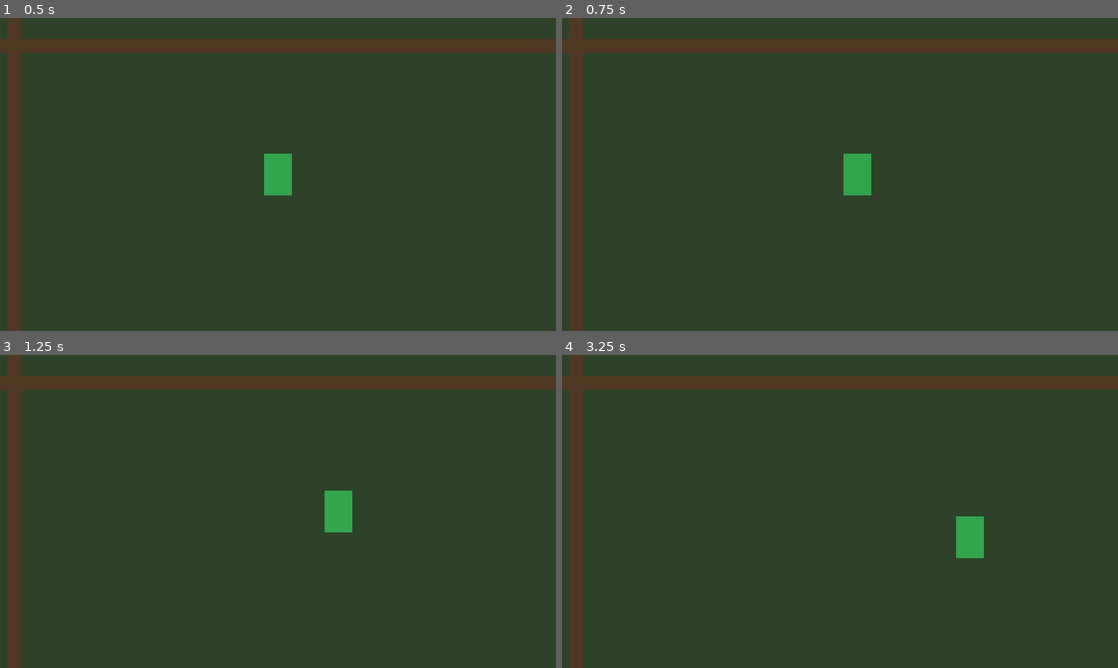
Above: before the commit, frames 1-4 (two rows, left to right).
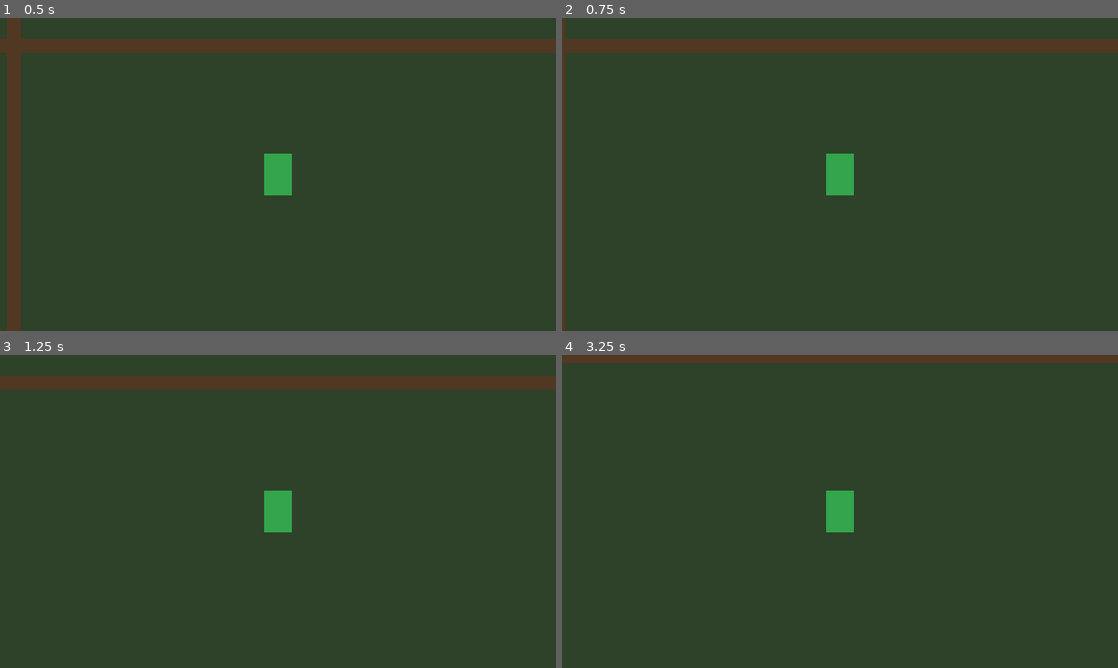
Above: after the commit, the same moments.

Repository: stasar14-rgb/Harvest-Dream
Game: Godot game, scene res://scenes/main.tscn
Two runs of this game, one before a commit and one after it. Both use one fixed random seed, a clock stepped at 60 frames per second and the inputs below.
Inputs:
- Up to frame 1 (0.5 s): no input
- Up to frame 2 (0.75 s): tap Enter at 0.5 s; hold D (move_right) from 0.53 s (still down)
- Up to frame 3 (1.25 s): keep holding D (move_right)
- Up to frame 4 (3.25 s): release D (move_right) at 1.28 s; hold S (move_down) 1.28-2.03 s; hold D (move_right) 2.03-2.78 s; hold W (move_up) from 2.78 s (still down)

Frame 1 is identical in both runs. In frame 2, 3.8% of the frame differs, in the area x 0-56%, y 0-100%; in frame 3, 3.7%; in frame 4, 11%, in the area x 0-100%, y 0-100%.

Commit message:
Füge einfache Player-Kamera hinzu

Diff:
--- a/scenes/player/player.tscn
+++ b/scenes/player/player.tscn
@@ -16,3 +16,6 @@
 [node name="CollisionShape2D" type="CollisionShape2D" parent="."]
 position = Vector2(0, 18)
 shape = SubResource("RectangleShape2D_player")
+
+[node name="Camera2D" type="Camera2D" parent="."]
+enabled = true
